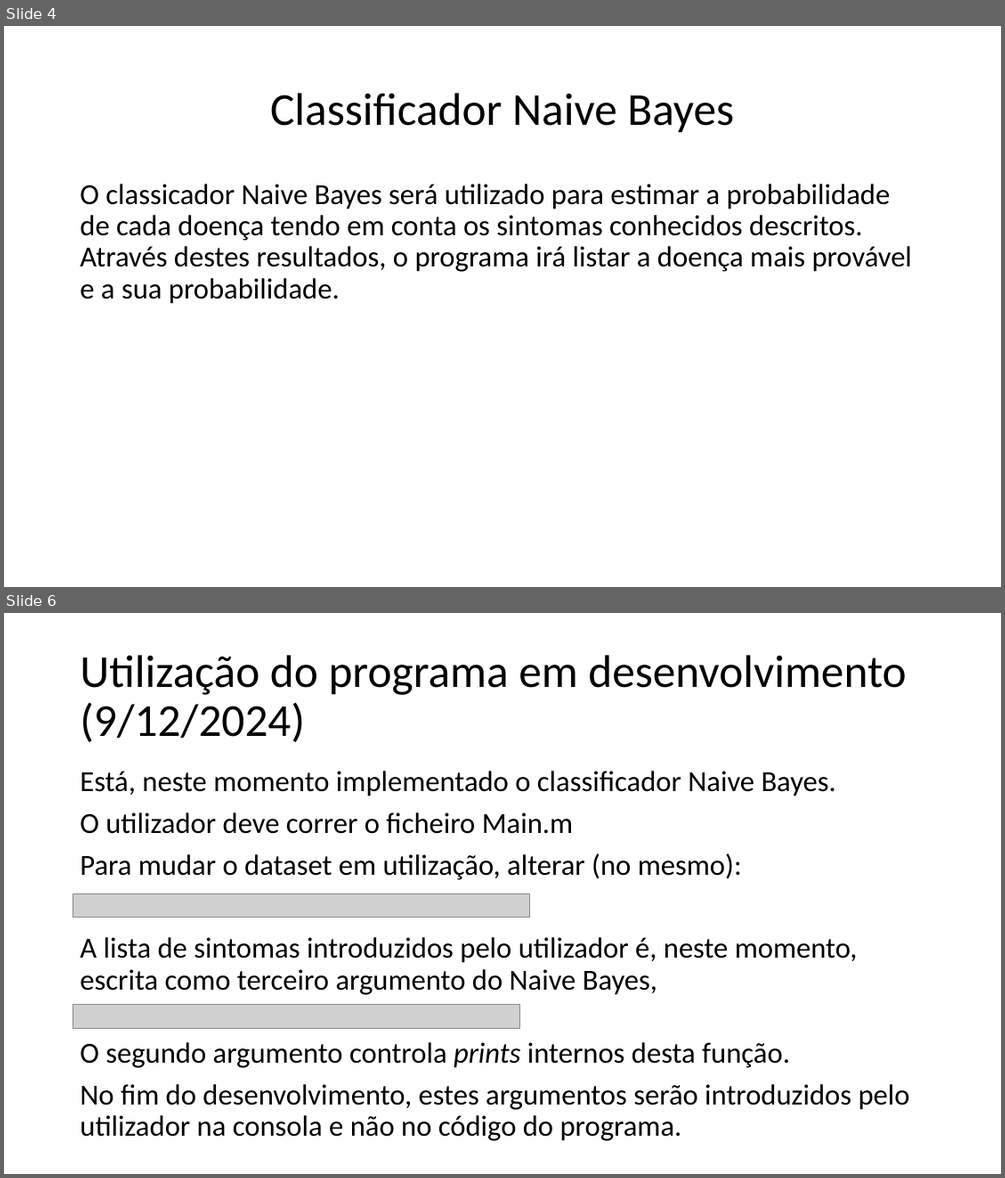
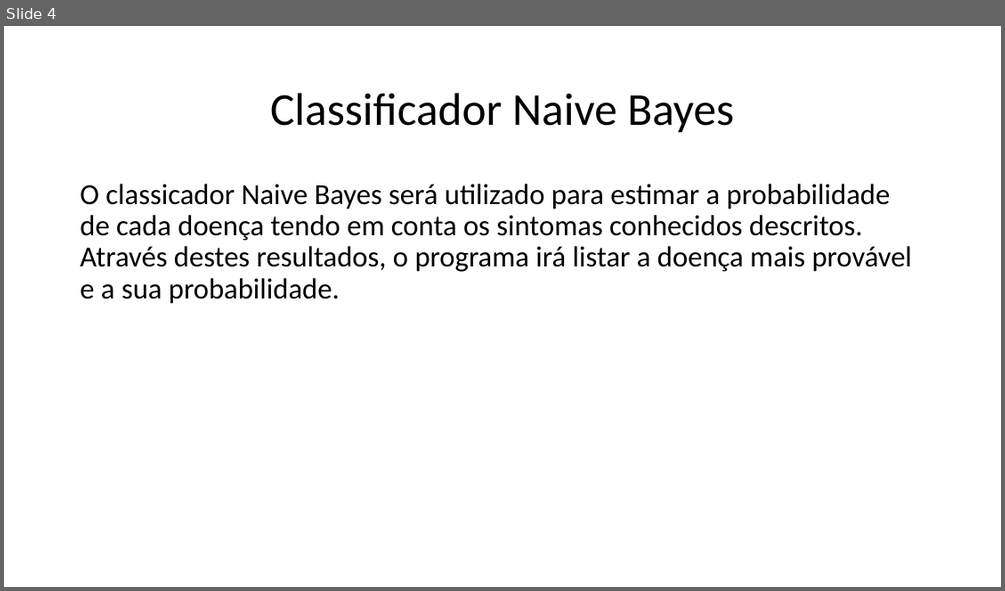
Before and after one commit to dani1244/MPEI-Proj, a slide deck: Projeto de MPEI – Sistema de deteção de.pptx. Shown one above the other, each under a label of ours: slides 4 and 6 before the commit, slide 4 after it; the slides between them are not shown. The pictures are 1005x1178 and 1005x591 pixels, drawn with LibreOffice and Linux fonts; fonts in the diff are those of the drawing; grey boxes stand for pictures. Boxes give left, top, right and bottom in pixels: in the first picture for what was removed or moved away, otherwise in the second. Text is boxed around its words. In the diff, an @@ line names an element or a change of style, - is before the commit and + after.

```diff
--- a/Projeto de MPEI – Sistema de deteção de.pptx
+++ b/Projeto de MPEI – Sistema de deteção de.pptx
@@ slide 6 removed at (x1=4, y1=613, x2=1001, y2=1174), background #FFFFFF @@
@@ title removed at (x1=80, y1=655, x2=906, y2=742) @@
-Utilização do programa em desenvolvimento (9/12/2024)
@@ text removed at (x1=80, y1=771, x2=910, y2=1141) @@
-Está, neste momento implementado o classificador Naive Bayes.
-O utilizador deve correr o ficheiro Main.m
-Para mudar o dataset em utilização, alterar (no mesmo):
-A lista de sintomas introduzidos pelo utilizador é, neste momento, escrita como terceiro argumento do Naive Bayes,
-O segundo argumento controla prints internos desta função.
-No fim do desenvolvimento, estes argumentos serão introduzidos pelo utilizador na consola e não no código do programa.
@@ picture removed at (x1=73, y1=893, x2=530, y2=917) @@
@@ picture removed at (x1=73, y1=1004, x2=521, y2=1028) @@
```
Also in this commit, not shown: 1 slide changed, 1 other slide removed, 5 other files.
